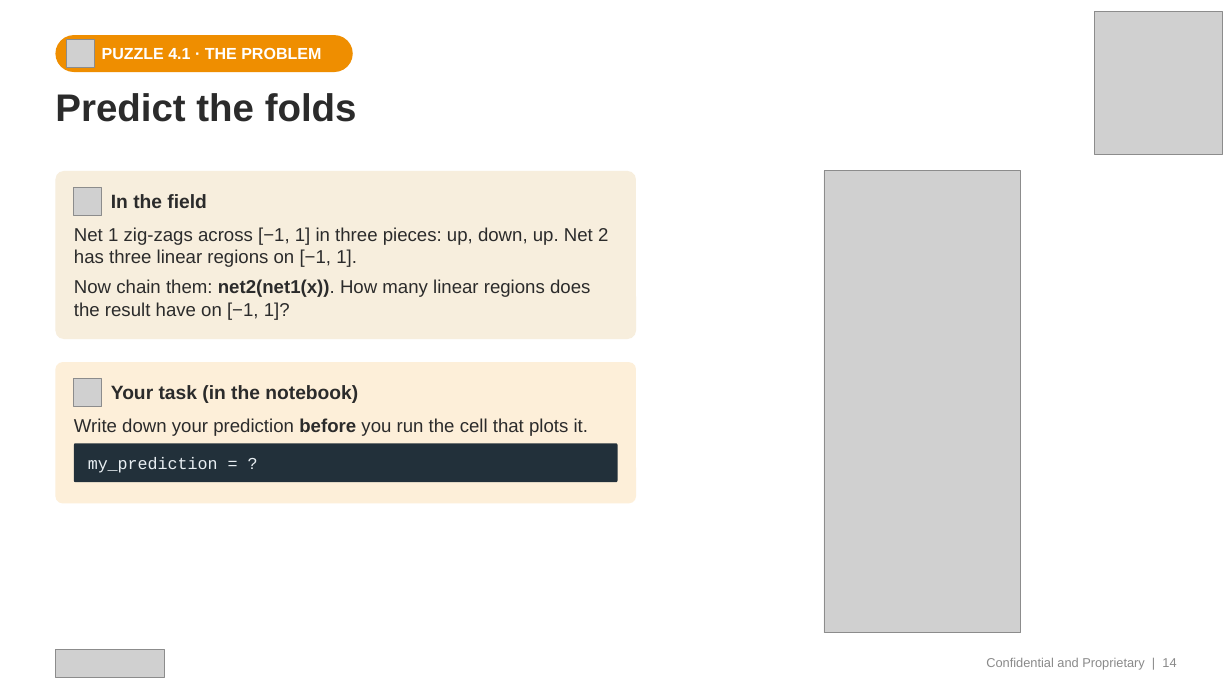
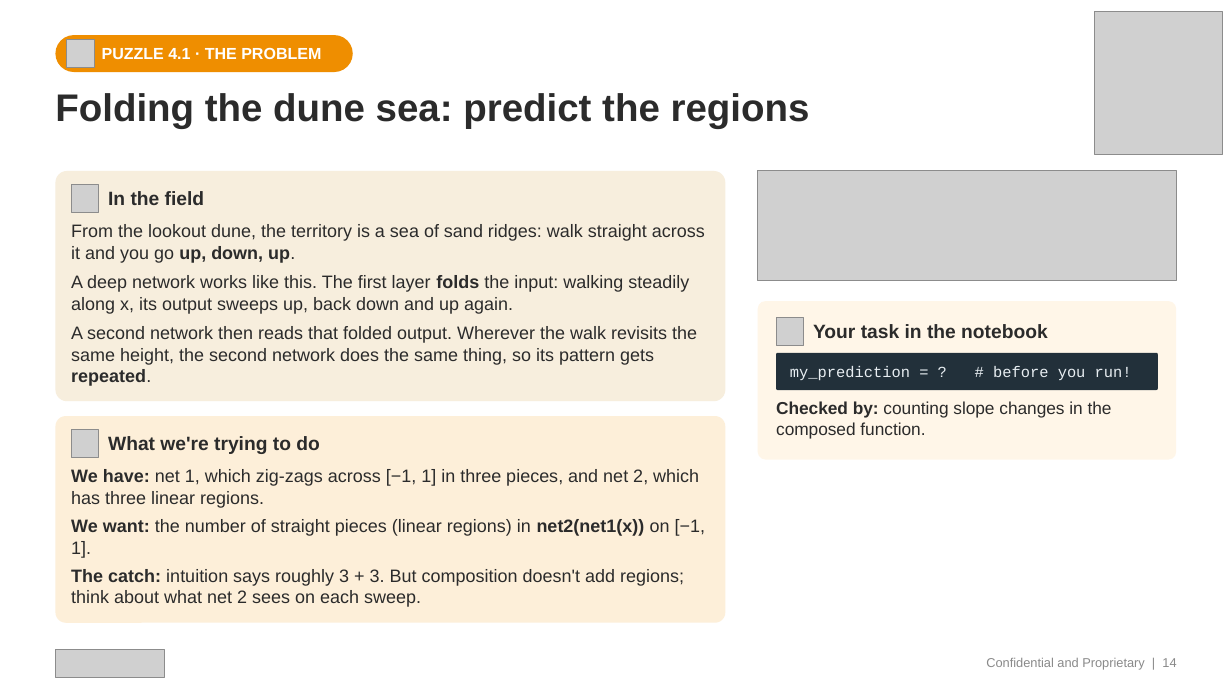
Before and after one commit to transitionbio/udl-ch1-8-tutorial, a slide deck: slide 14 of slides/TBio_UDL_Ch1-8_OneHour.pptx. Drawn at 1232x693 pixels with LibreOffice and Linux fonts; fonts in the diff are those of the drawing; grey boxes stand for pictures. Boxes give left, top, right and bottom in pixels: in the first picture for what was removed or moved away, otherwise in the second. Text is boxed around its words. In the diff, an @@ line names an element or a change of style, - is before the commit and + after.

```diff
--- a/slides/TBio_UDL_Ch1-8_OneHour.pptx
+++ b/slides/TBio_UDL_Ch1-8_OneHour.pptx
@@ text at [55, 93, 810, 129]: text changed @@
-Predict the folds
+Folding the dune sea: predict the regions
@@ rounded rectangle: place and size @@
-rounded rectangle at [55, 171, 636, 339]
+rounded rectangle at [55, 171, 726, 401]
@@ picture added at [758, 171, 1177, 281] @@
@@ picture removed at [824, 171, 1021, 633] @@
@@ text added at [71, 224, 705, 386], 14 pt, text #2B2B2B @@
+From the lookout dune, the territory is a sea of sand ridges: walk straight across it and you go up, down, up.
+A deep network works like this. The first layer folds the input: walking steadily along x, its output sweeps up, back down and up again.
+A second network then reads that folded output. Wherever the walk revisits the same height, the second network does the same thing, so its pattern gets repeated.
@@ text removed at [74, 227, 608, 320] @@
-Net 1 zig-zags across [−1, 1] in three pieces: up, down, up. Net 2 has three linear regions on [−1, 1].
-Now chain them: net2(net1(x)). How many linear regions does the result have on [−1, 1]?
@@ rounded rectangle added at [758, 301, 1177, 460], fill #FFF6E8 @@
@@ picture: place and size @@
-picture at [74, 379, 102, 407]
+picture at [776, 318, 804, 346]
@@ text at [813, 324, 1048, 338]: text changed @@
-Your task (in the notebook)
+Your task in the notebook
@@ rounded rectangle added at [776, 353, 1158, 390], fill #22303A @@
@@ text added at [790, 366, 1132, 380], 12 pt, text #E8EEF2 @@
+my_prediction = ? # before you run!
@@ rounded rectangle: place and size @@
-rounded rectangle at [55, 362, 636, 504]
+rounded rectangle at [55, 416, 726, 623]
@@ text removed at [74, 418, 588, 436] @@
-Write down your prediction before you run the cell that plots it.
@@ text added at [776, 401, 1112, 439], 13.5 pt, text #2B2B2B @@
+Checked by: counting slope changes in the composed function.
@@ picture added at [71, 430, 99, 457] @@
@@ rounded rectangle removed at [74, 444, 617, 482] @@
@@ text added at [108, 436, 319, 454], 15 pt, text #2B2B2B, bold @@
+What we're trying to do
@@ text added at [71, 469, 705, 607], 14 pt, text #2B2B2B @@
+We have: net 1, which zig-zags across [−1, 1] in three pieces, and net 2, which has three linear regions.
+We want: the number of straight pieces (linear regions) in net2(net1(x)) on [−1, 1].
+The catch: intuition says roughly 3 + 3. But composition doesn't add regions; think about what net 2 sees on each sweep.
@@ text removed at [88, 457, 218, 473] @@
-my_prediction = ?
```
Also in this commit, not shown: 23 other slides changed, 1 other file.
